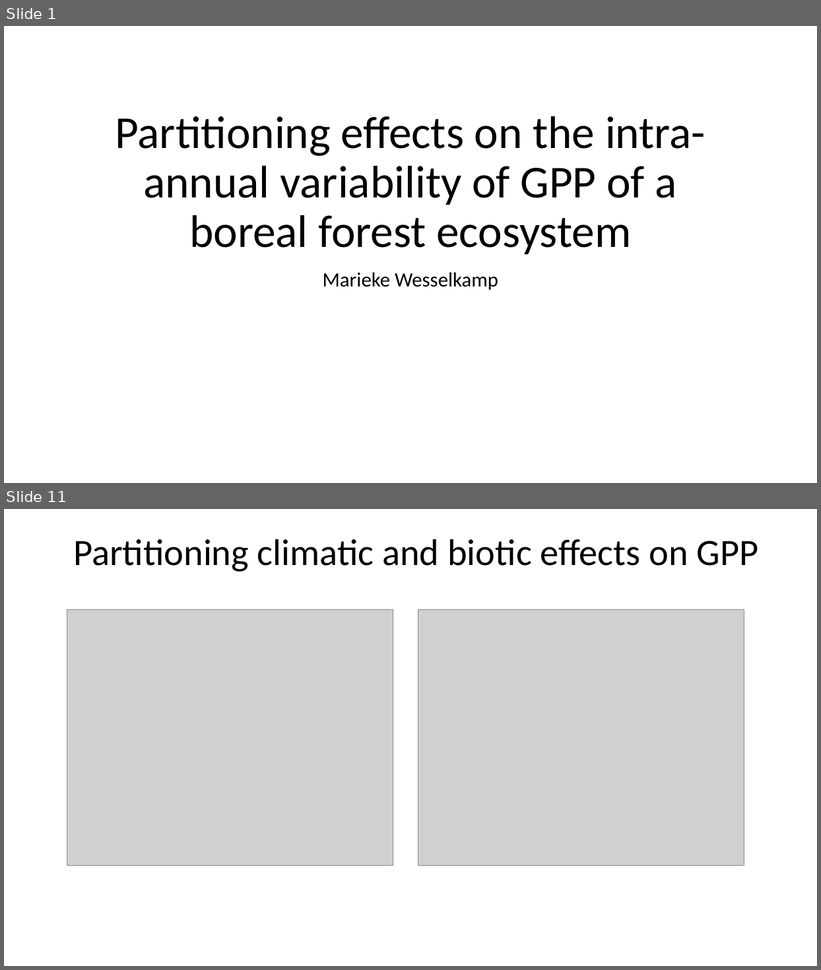
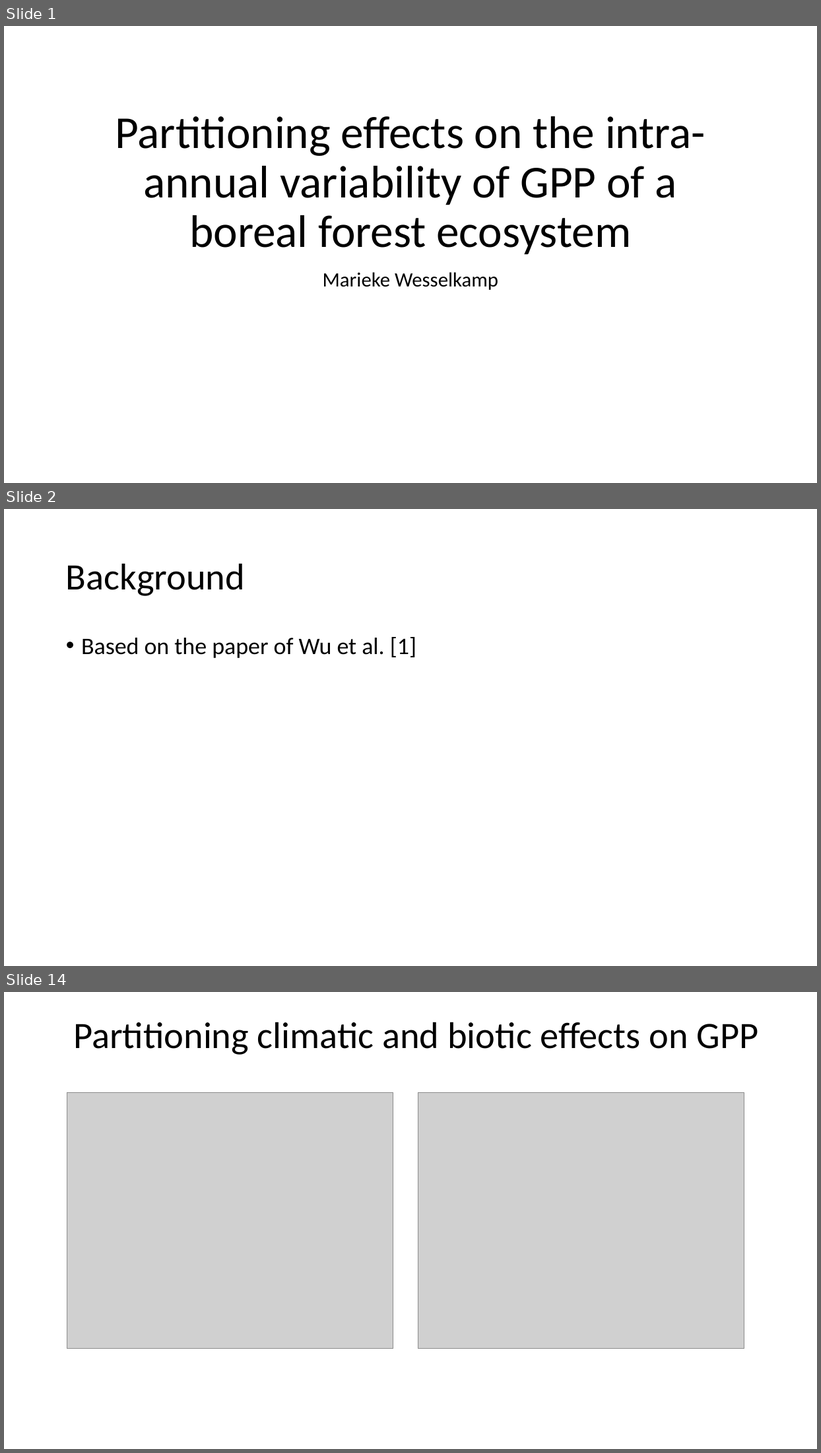
Before and after one commit to MWesselkamp/Intern_MPI_Jena, a slide deck: presentation/presi.pptx. Shown one above the other, each under a label of ours: slides 1 and 11 before the commit, slides 1, 2 and 14 after it; the slides between them are not shown. The pictures are 821x970 and 821x1453 pixels, drawn with LibreOffice and Linux fonts; fonts in the diff are those of the drawing; grey boxes stand for pictures. Boxes give left, top, right and bottom in pixels: in the first picture for what was removed or moved away, otherwise in the second. Text is boxed around its words. In the diff, an @@ line names an element or a change of style, - is before the commit and + after.

```diff
--- a/presentation/presi.pptx
+++ b/presentation/presi.pptx
@@ slide 2 added at (4,509,817,966), background #FFFFFF @@
@@ title added at (66,563,245,596), 44 pt, text #000000 @@
+Background
@@ text added at (81,637,416,658), 28 pt, text #000000 @@
+• Based on the paper of Wu et al. [1]
@@ what was slide 11 is now slide 14 @@
```
Also in this commit, not shown: 5 slides changed, 7 other slides added, 4 slides removed, 14 other files.
